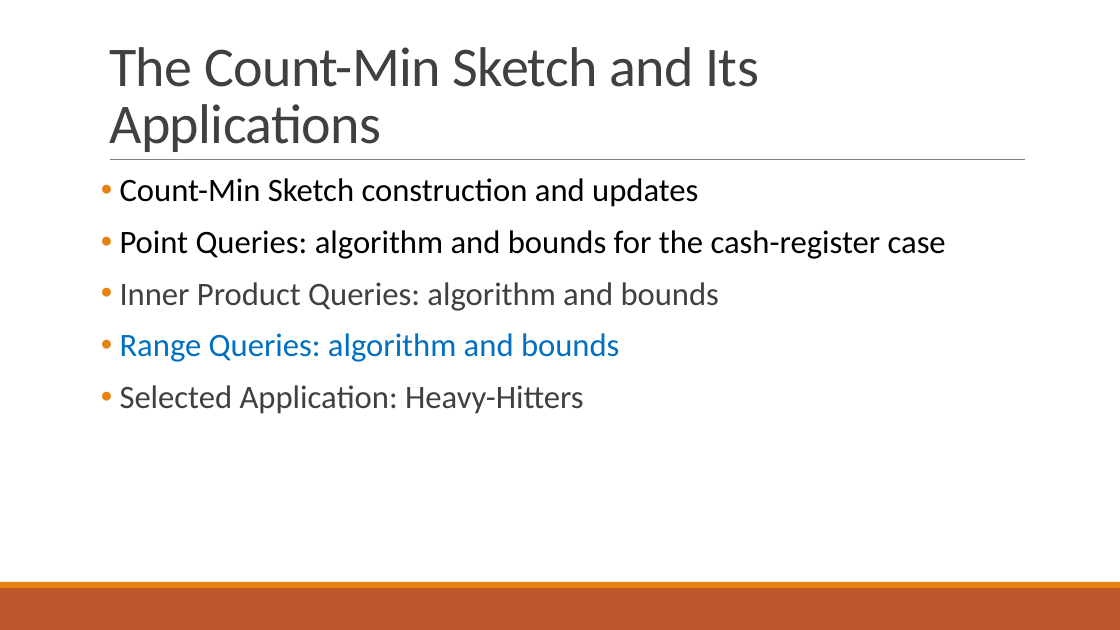
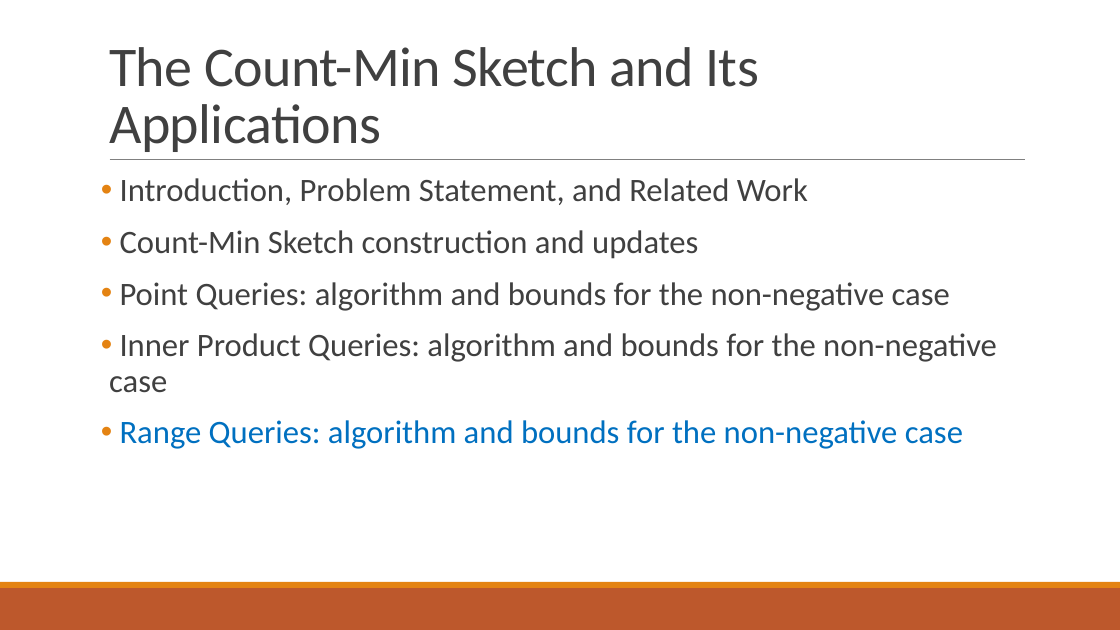
Before and after one commit to ewagner46/count_min_sketch_technical_summary, a slide deck: slide 29 of count_min_sketch_talk_EW.pptx. Drawn at 1120x630 pixels with LibreOffice and Linux fonts; fonts in the diff are those of the drawing. Boxes give left, top, right and bottom in pixels: in the first picture for what was removed or moved away, otherwise in the second. Text is boxed around its words. In the diff, an @@ line names an element or a change of style, - is before the commit and + after.

```diff
--- a/count_min_sketch_talk_EW.pptx
+++ b/count_min_sketch_talk_EW.pptx
@@ text at box(120, 178, 808, 205): paragraph added @@
+• Introduction, Problem Statement, and Related Work
@@ text at box(120, 230, 698, 259): text colour #000000 to #404040 in "Count-Min Sketch construction and updates" @@
@@ text at box(109, 282, 997, 449): text changed @@
-• Point Queries: algorithm and bounds for the cash-register case
-• Inner Product Queries: algorithm and bounds
-• Range Queries: algorithm and bounds
-• Selected Application: Heavy-Hitters
+• Point Queries: algorithm and bounds for the non-negative case
+• Inner Product Queries: algorithm and bounds for the non-negative case
+• Range Queries: algorithm and bounds for the non-negative case
```
Also in this commit, not shown: 7 other slides changed, 2 slides added, 1 slide removed, 2 other files.
